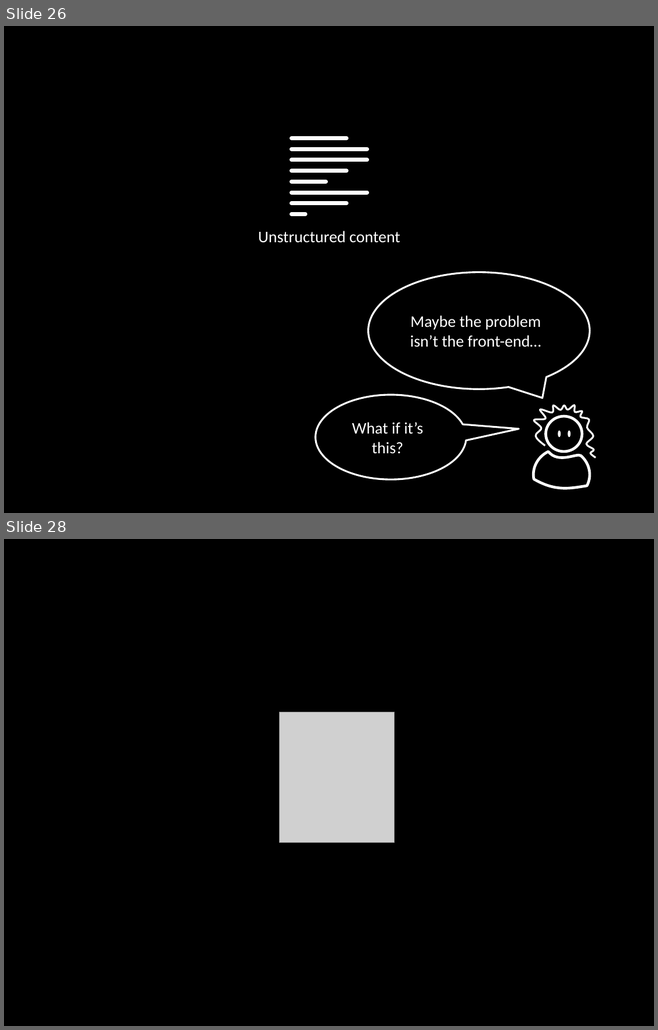
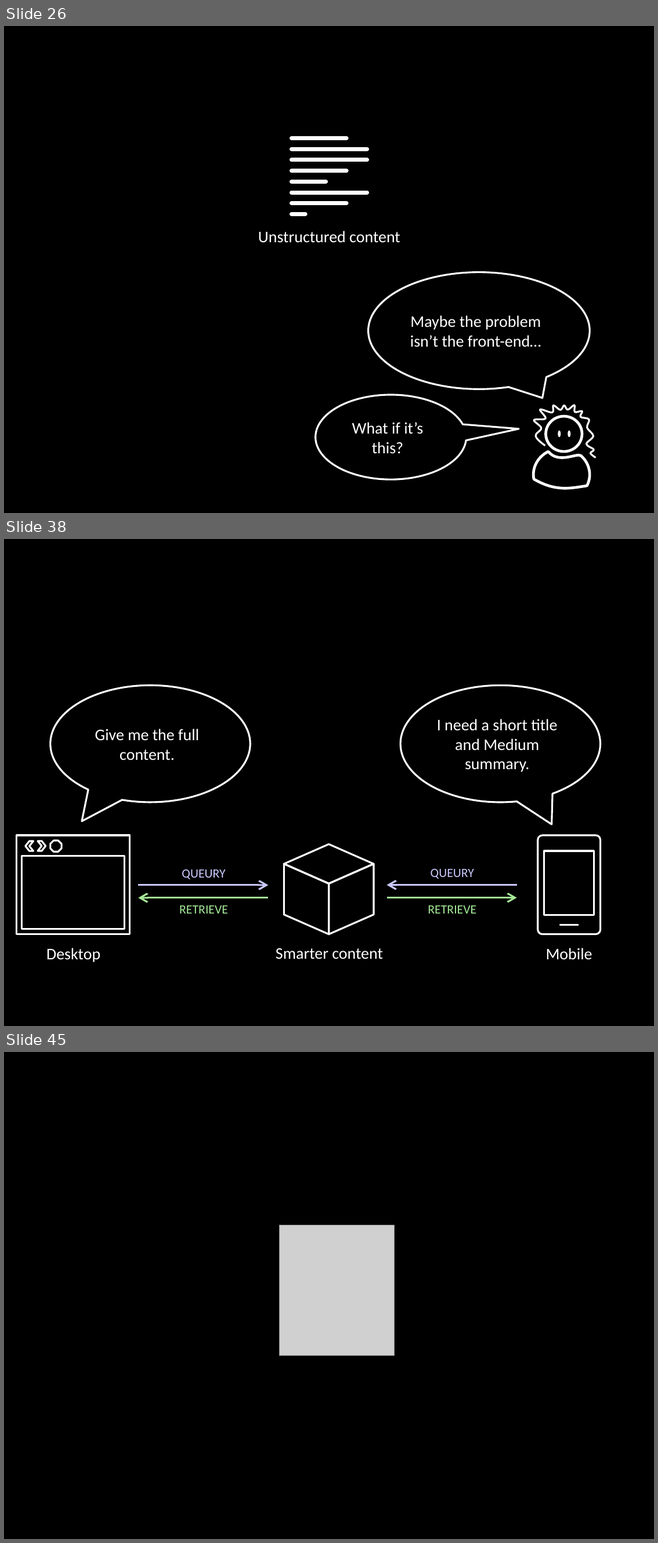
Before and after one commit to socketwench/introToContentTypes, a slide deck: src/introToContentTypes.pptx. Shown one above the other, each under a label of ours: slides 26 and 28 before the commit, slides 26, 38 and 45 after it; the slides between them are not shown. The pictures are 658x1030 and 658x1543 pixels, drawn with LibreOffice and Linux fonts; fonts in the diff are those of the drawing; grey boxes stand for pictures. Boxes give left, top, right and bottom in pixels: in the first picture for what was removed or moved away, otherwise in the second. Text is boxed around its words. In the diff, an @@ line names an element or a change of style, - is before the commit and + after.

Commit message:
Added we need smarter content types section.

```diff
--- a/src/introToContentTypes.pptx
+++ b/src/introToContentTypes.pptx
@@ slide 38 added at <box>4,539,654,1026</box>, background #000000 @@
@@ speech bubble added at <box>50,685,249,802</box>, outline #FFFFFF 2 pt, 18 pt, text #FFFFFF @@
+Give me the full content.
@@ speech bubble added at <box>400,685,600,802</box>, outline #FFFFFF 2 pt, 18 pt, text #FFFFFF @@
+I need a short title and Medium summary.
@@ diamond added at <box>284,844,373,884</box>, outline #FFFFFF 2 pt @@
@@ parallelogram added at <box>284,864,328,935</box>, outline #FFFFFF 2 pt @@
@@ parallelogram added at <box>328,864,373,935</box>, outline #FFFFFF 2 pt @@
@@ text added at <box>430,869,474,879</box>, 14 pt, text #CAC9FF @@
+QUEURY
@@ arrow added from (139, 885) to (268, 885), #CAC9FF 2 pt @@
@@ text added at <box>181,870,225,879</box>, 14 pt, text #CAC9FF @@
+QUEURY
@@ arrow added from (517, 885) to (387, 885), #CAC9FF 2 pt @@
@@ arrow added from (268, 898) to (139, 898), #A5E997 2 pt @@
@@ arrow added from (387, 897) to (517, 897), #A5E997 2 pt @@
@@ text added at <box>179,906,228,914</box>, 14 pt, text #A5E997 @@
+RETRIEVE
@@ text added at <box>427,906,476,914</box>, 14 pt, text #A5E997 @@
+RETRIEVE
@@ group added at <box>16,835,129,962</box>: 2 rectangles, 2 chevrons, 1 octagon, 1 text @@
+Desktop
@@ text added at <box>275,948,383,959</box>, 18 pt, text #FFFFFF @@
+Smarter content
@@ group added at <box>538,835,600,960</box>: 1 rounded rectangle, 1 rectangle, 1 line, 1 text @@
+Mobile
@@ what was slide 28 is now slide 45 @@
```
Also in this commit, not shown: 4 slides changed, 16 other slides added, 1 slide removed, 17 other files.
